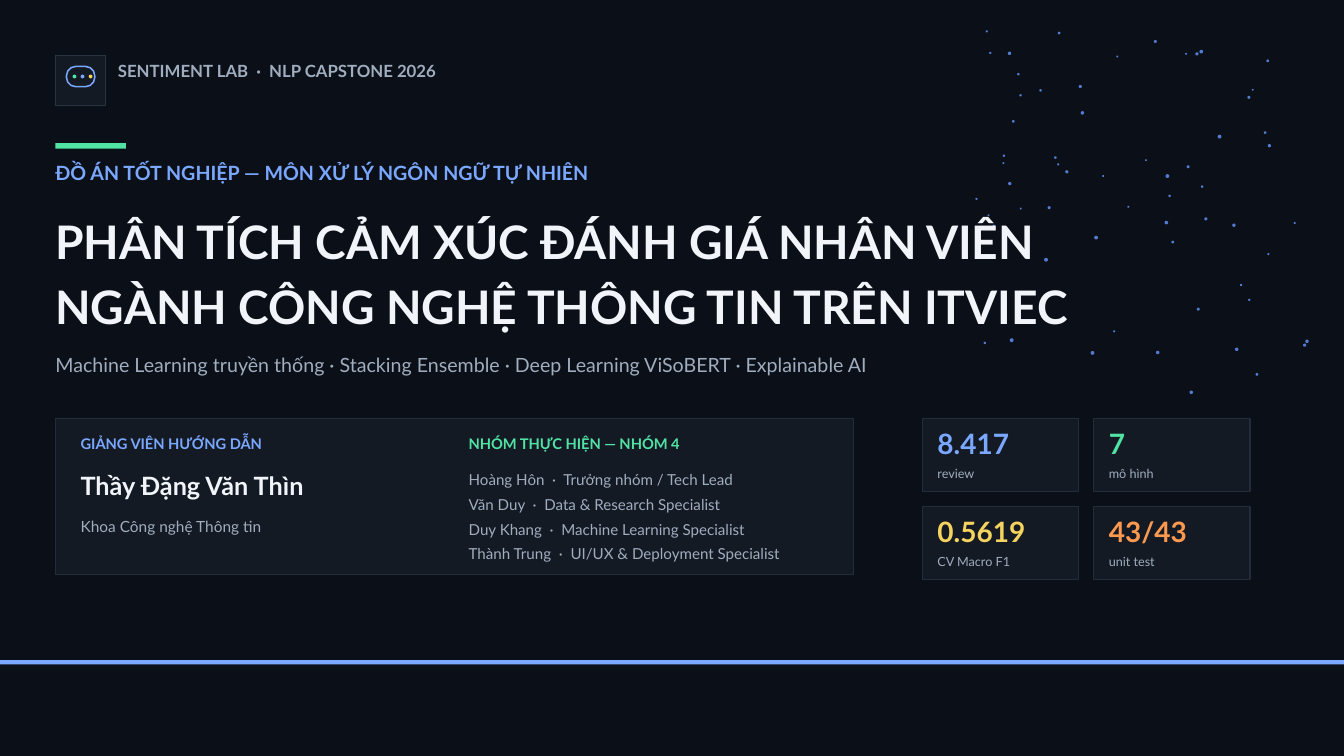
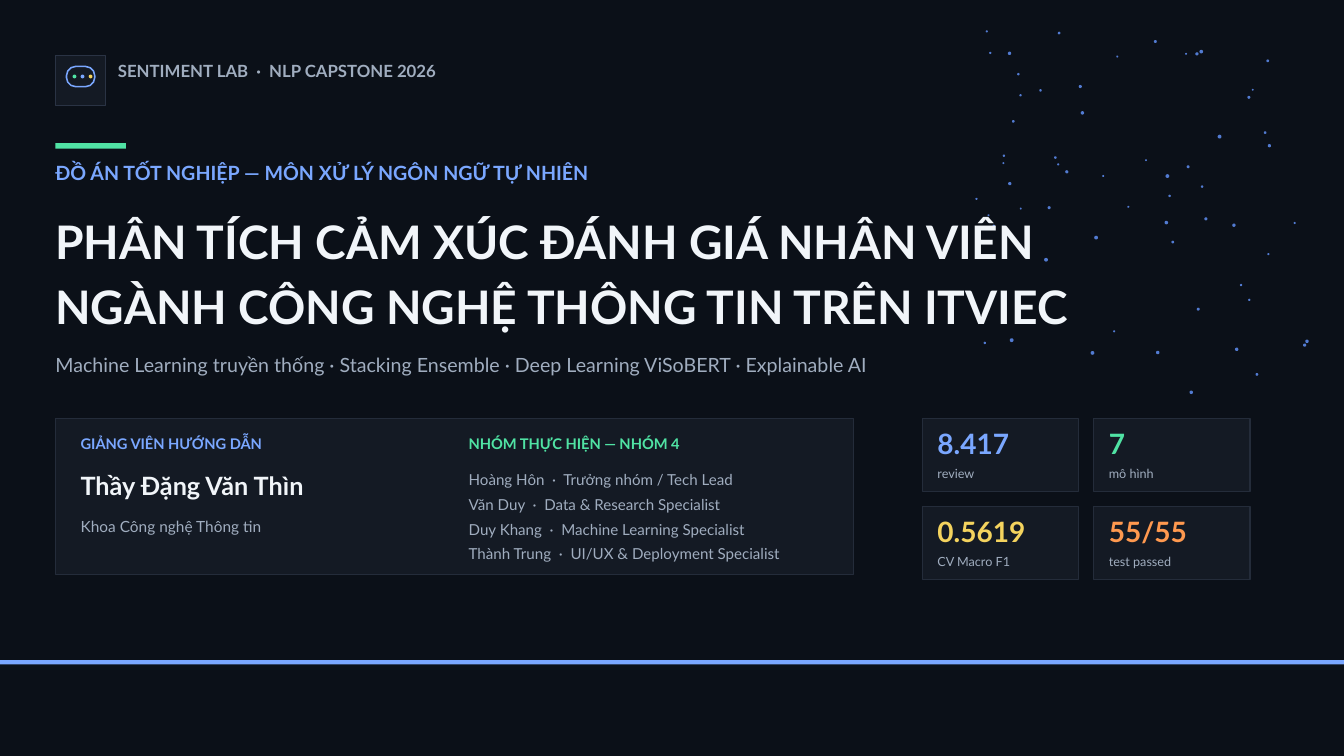
Before and after one commit to duyvv1712/NLP-Sentiment-Analysis-ITviec, a slide deck: slide 1 of reports/slides/NLP_ITviec_Sentiment_Slides.pptx. Drawn at 1344x756 pixels with LibreOffice and Linux fonts; fonts in the diff are those of the drawing. Boxes give left, top, right and bottom in pixels: in the first picture for what was removed or moved away, otherwise in the second. Text is boxed around its words. In the diff, an @@ line names an element or a change of style, - is before the commit and + after.

```diff
--- a/reports/slides/NLP_ITviec_Sentiment_Slides.pptx
+++ b/reports/slides/NLP_ITviec_Sentiment_Slides.pptx
@@ text at (1109, 521, 1187, 544): text changed @@
-43/43
+55/55
@@ text at (1109, 556, 1171, 568): text changed @@
-unit test
+test passed
```
Also in this commit, not shown: 10 other slides changed, 3 other files.
